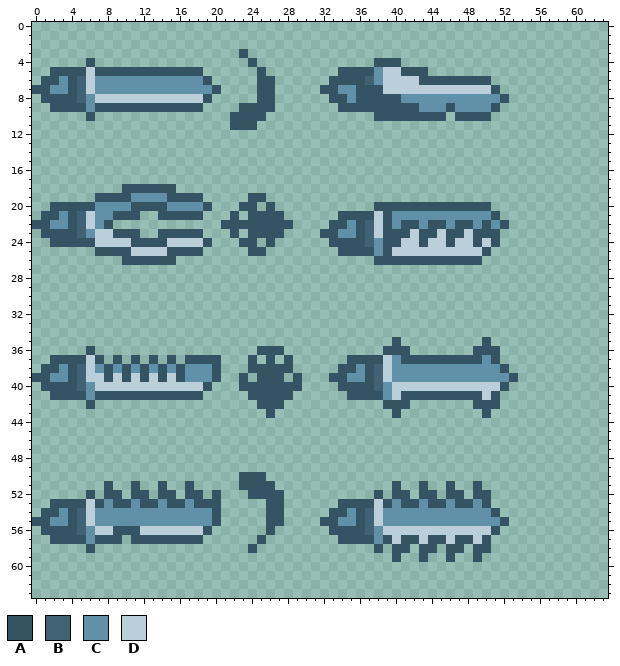
Pixel-art file, stored at Game_Project/ProtoType_v1/assets/animation/sword.ase. This is how it looked before the edit.
64x64 pixels, 1 frame.
Palette (. is transparent): A #345463  B #416275  C #6191a8  D #bbcfda
Pixels before (only the part around the change), first column x 0:
24 ..AAAAADDDDAAAADDDDA...AA.A......AAAABCAADDADDADDADA....
25 .......AAAADDDDAAAA.....AA........AAAACADDDDDDDDDDA.....
26 ..........AAAAAA......................AAAAAAAAAAAA......
27 ........................................................
28 ........................................................
29 ........................................................
30 ........................................................
31 ........................................................
32 ........................................................
33 ........................................................
34 ........................................................
35 ........................................A.........A.....
36 ......A..................AAA...........AAA.......AAA....
37 ..AAAADA.A.A.A.A.AAAA...A.A.A......AAAADCAAAAAAAAACA....
38 .AACABDCACACACACACCCA...AAAAA.....AACABDCCCCCCCCCCCCA...
39 AACCABDDADADADADACCCA..A.AAA.A...AACCABDCCCCCCCCCCCCCA..
40 .AAAABCDDDDDDDDDDDDA...AAAAAAA....AAAABCDDDDDDDDDDDDA...
41 ..AAAACAAAAAAAAAAAA.....AAAAA......AAAACDAAAAAAAAADA....
42 ......A..................AAA...........AAA.......AAA....
43 ..........................A.............A.........A.....
44 ........................................................
45 ........................................................
46 ........................................................
47 ........................................................
48 ........................................................
49 ........................................................
50 .......................AAA..............................
51 ........A..A..A..A.....AAAA.............A..A..A..A......
52 ......A.AA.AA.AA.AA.A...AAAA..........A.AA.AA.AA.AA.....
53 ..AAAADACAACAACAACAAA.....AA......AAAADACAACAACAACA.....
54 .AACABDCCCCCCCCCCCCCA.....AA.....AACABDCCCCCCCCCCCCA....
55 AACCABDCCCCCCCCCCCCCA.....AA....AACCABDCCCCCCCCCCCCCA...
56 .AAAABCDDAAADDDDDDDA......A......AAAABCDDDDDDDDDDDDA....
57 ..AAAACAAA.AAAAAAAA......A........AAAACADAADAADAADA.....
58 ......A.................A.............A.AA.AA.AA.AA.....
59 ........................................A..A..A..A......
60 ........................................................
61 ........................................................
62 ........................................................
63 ........................................................
The result:
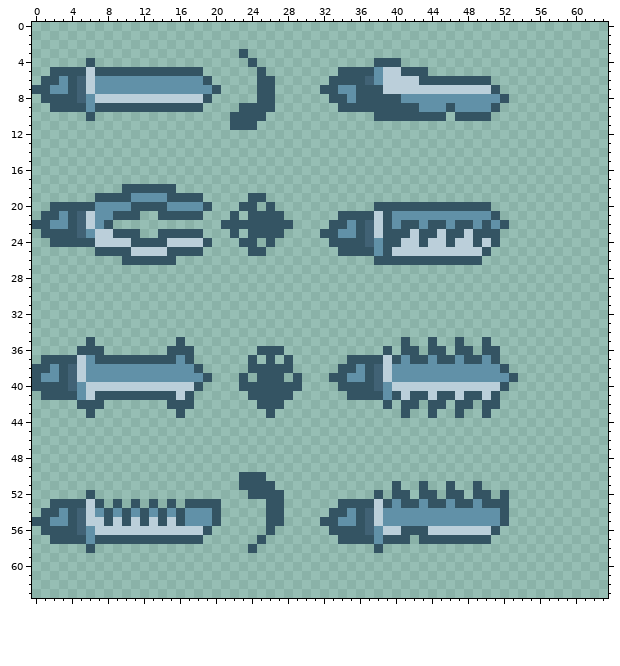
Edits made:
The author put colour A in row 35 at x 6, 16, 41, 44 and 47; in row 36 at x 5, 7, 15 to 17, 42, 44 to 45 and 47 to 48; in row 37 at x 1, 8, 10, 12 and 14; in row 38 at x 0; in row 40 at x 0; in row 41 at x 1.
The author put colour A in row 42 at x 5, 7, 15 to 17, 42, 44 to 45 and 47 to 48; in row 43 at x 6, 16, 41, 44 and 47; in row 52 at x 52; in row 53 at x 51 to 52; in row 54 at x 52; in row 57 at x 10.
Colour C becomes colour A in row 37 at x 40; in row 38 at x 3 and 18; in row 39 at x 3 and 19; in row 53 at x 11 and 17; in rows 54 to 55 at x 8, 10, 12, 14 and 16.
Colour D becomes colour A in row 40 at x 18; in row 41 at x 40; in row 56 at x 41 to 43; in row 57 at x 40, 43, 46 and 49.
Colour A becomes colour B in rows 38 to 40 at x 4.
The author put colour C in row 37 at x 16.
Colour A becomes colour C in row 37 at x 41, 44 and 47; in row 38 at x 2, 8, 10, 12, 14 and 16; in row 39 at x 1, 8, 10, 12, 14 and 16; in row 41 at x 5; in row 54 at x 51.
Colour B becomes colour C in row 40 at x 5.
Colour D becomes colour C in rows 37 to 38 at x 6; in row 39 at x 6 to 7, 9, 11, 13 and 15.
Colour A becomes colour D in row 37 at x 5; in row 41 at x 16, 41, 44 and 47; in row 56 at x 9 to 11.
Colour B becomes colour D in rows 38 to 39 at x 5.
Colour C becomes colour D in rows 40 to 41 at x 6; in row 55 at x 7, 9, 11, 13 and 15.
The author cleared colour A in row 35 at x 40; in row 36 at x 40 and 49; in row 37 at x 18 to 20; in rows 38 to 39 at x 20; in row 40 at x 19; in row 41 at x 18.
The author cleared colour A in row 42 at x 40 and 49; in row 43 at x 40; in row 51 at x 8, 11, 14 and 17; in row 52 at x 8 to 9, 11 to 12, 14 to 15, 17 to 18 and 20; in row 53 at x 10, 12 and 16; in row 57 at x 42.
The author cleared colour A in row 58 at x 40 to 41, 43 to 44, 46 to 47 and 49 to 50; in row 59 at x 40, 43, 46 and 49.
The author cleared colour C in row 38 at x 19; in row 53 at x 8 and 14.
